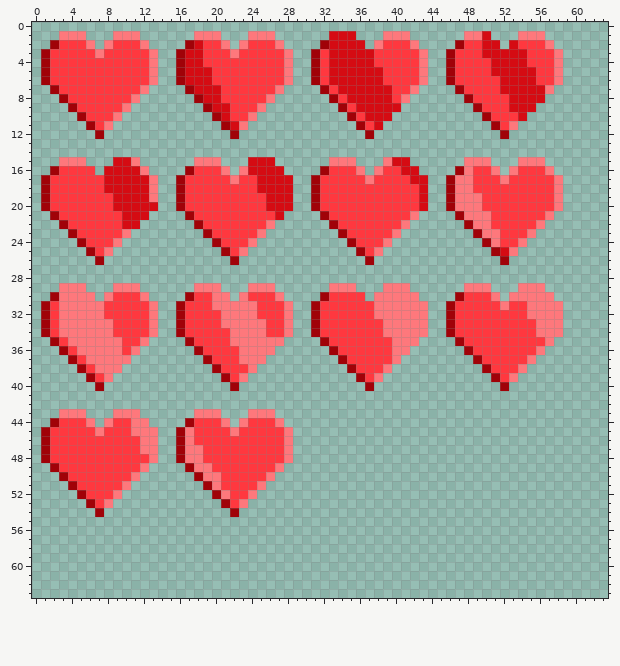
One commit to this pixel-art sprite: images/heart-sheet0.png. That is the earlier state.
The file is 128x128 pixels, drawn in blocks of 2x2; one block is one cell here.
Once edited:
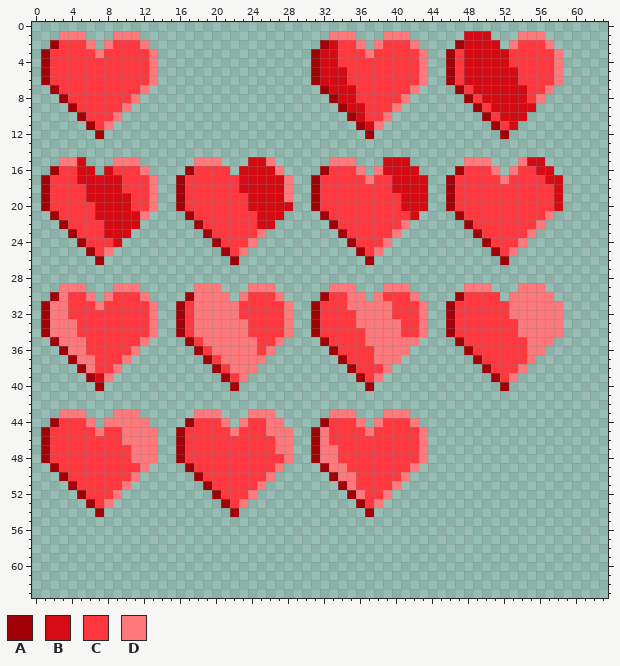
Palette (. is transparent): A #a00208  B #d50b13  C #ff383f  D #fe787c
The edit:
@@ x 0..63 @@
  0 ................................................................
- 1 ...DDD...DDD......DDD...DDD......BBB...DDD......DDB...DDD.......
- 2 ..ACCCD.DCCCD....ABCCD.DCCCD....ABBBB.DCCCD....ACCBB.BCCCD......
- 3 .ACCCCCDCCCCCD..ABBCCCDCCCCCD..ACBBBBBCCCCCD..ACCCBBBBBCCCD.....
- 4 .ACCCCCCCCCCCD..ABBCCCCCCCCCD..ACBBBBBCCCCCD..ACCCCBBBBCCCD.....
- 5 .ACCCCCCCCCCCD..ABBBCCCCCCCCD..ACBBBBBBCCCCD..ACCCCBBBBBCCD.....
- 6 .ACCCCCCCCCCCD..ABBBCCCCCCCCD..ACBBBBBBCCCCD..ACCCCCBBBBCCD.....
- 7 ..ACCCCCCCCCD....ABBBCCCCCCD....ACBBBBBBCCD....ACCCCBBBBBD......
- 8 ...ACCCCCCCD......ABBCCCCCD......ACBBBBBCD......ACCCCBBBB.......
- 9 ....ACCCCCD........ABBCCCD........ACBBBBB........ACCCBBB........
-10 .....ACCCD..........ABCCD..........ACBBB..........ACCCB.........
-11 ......ACD............ABD............ACB............ACD..........
-12 .......A..............A..............A..............A...........
+ 1 ...DDD...DDD.....................DDD...DDD......BBB...DDD.......
+ 2 ..ACCCD.DCCCD...................ABCCD.DCCCD....ABBBB.DCCCD......
+ 3 .ACCCCCDCCCCCD.................ABBCCCDCCCCCD..ACBBBBBCCCCCD.....
+ 4 .ACCCCCCCCCCCD.................ABBCCCCCCCCCD..ACBBBBBCCCCCD.....
+ 5 .ACCCCCCCCCCCD.................ABBBCCCCCCCCD..ACBBBBBBCCCCD.....
+ 6 .ACCCCCCCCCCCD.................ABBBCCCCCCCCD..ACBBBBBBCCCCD.....
+ 7 ..ACCCCCCCCCD...................ABBBCCCCCCD....ACBBBBBBCCD......
+ 8 ...ACCCCCCCD.....................ABBCCCCCD......ACBBBBBCD.......
+ 9 ....ACCCCCD.......................ABBCCCD........ACBBBBB........
+10 .....ACCCD.........................ABCCD..........ACBBB.........
+11 ......ACD...........................ABD............ACB..........
+12 .......A.............................A..............A...........
 13 ................................................................
 14 ................................................................
-15 ...DDD...BBD......DDD...BBB......DDD...DBB......DDD...DDD.......
-16 ..ACCCC.BBBBD....ACCCD.DBBBB....ACCCD.DCCBB....ADCCD.DCCCD......
-17 .ACCCCCCBBBBBD..ACCCCCDCCBBBB..ACCCCCDCCCCBB..ADDCCCDCCCCCD.....
-18 .ACCCCCCBBBBBD..ACCCCCCCCBBBB..ACCCCCCCCCCCB..ADDCCCCCCCCCD.....
-19 .ACCCCCCCBBBBD..ACCCCCCCCCBBB..ACCCCCCCCCCCB..ADDDCCCCCCCCD.....
-20 .ACCCCCCCBBBBB..ACCCCCCCCCBBB..ACCCCCCCCCCCB..ADDDCCCCCCCCD.....
-21 ..ACCCCCCCBBB....ACCCCCCCCCB....ACCCCCCCCCD....ADDDCCCCCCD......
-22 ...ACCCCCCBB......ACCCCCCCD......ACCCCCCCD......ADDCCCCCD.......
-23 ....ACCCCCD........ACCCCCD........ACCCCCD........ADDCCCD........
-24 .....ACCCD..........ACCCD..........ACCCD..........ADCCD.........
-25 ......ACD............ACD............ACD............ABD..........
+15 ...DDB...DDD......DDD...BBD......DDD...BBB......DDD...DBB.......
+16 ..ACCBB.BCCCD....ACCCC.BBBBD....ACCCD.DBBBB....ACCCD.DCCBB......
+17 .ACCCBBBBBCCCD..ACCCCCCBBBBBD..ACCCCCDCCBBBB..ACCCCCDCCCCBB.....
+18 .ACCCCBBBBCCCD..ACCCCCCBBBBBD..ACCCCCCCCBBBB..ACCCCCCCCCCCB.....
+19 .ACCCCBBBBBCCD..ACCCCCCCBBBBD..ACCCCCCCCCBBB..ACCCCCCCCCCCB.....
+20 .ACCCCCBBBBCCD..ACCCCCCCBBBBB..ACCCCCCCCCBBB..ACCCCCCCCCCCB.....
+21 ..ACCCCBBBBBD....ACCCCCCCBBB....ACCCCCCCCCB....ACCCCCCCCCD......
+22 ...ACCCCBBBB......ACCCCCCBB......ACCCCCCCD......ACCCCCCCD.......
+23 ....ACCCBBB........ACCCCCD........ACCCCCD........ACCCCCD........
+24 .....ACCCB..........ACCCD..........ACCCD..........ACCCD.........
+25 ......ACD............ACD............ACD............ACD..........
 26 .......A..............A..............A..............A...........
@@ x 0..63 @@
 29 ...DDD...DDD......DDD...DDD......DDD...DDD......DDD...DDD.......
-30 ..ADDDD.DCCCD....ACCDD.DCCCD....ACCCC.DDDDD....ACCCD.DDDDD......
-31 .ACDDDDDCCCCCD..ACCCDDDDDCCCD..ACCCCCCDDDDDD..ACCCCCDCCDDDD.....
-32 .ACDDDDDCCCCCD..ACCCCDDDDCCCD..ACCCCCCDDDDDD..ACCCCCCCCDDDD.....
-33 .ACDDDDDDCCCCD..ACCCCDDDDDCCD..ACCCCCCCDDDDD..ACCCCCCCCCDDD.....
-34 .ACDDDDDDCCCCD..ACCCCCDDDDCCD..ACCCCCCCDDDDD..ACCCCCCCCCDDD.....
-35 ..ACDDDDDDCCD....ACCCCDDDDDD....ACCCCCCCDDD....ACCCCCCCCCD......
-36 ...ACDDDDDCD......ACCCCDDDD......ACCCCCCDD......ACCCCCCCD.......
-37 ....ACDDDDD........ACCCDDD........ACCCCCD........ACCCCCD........
-38 .....ACDDD..........ACCCD..........ACCCD..........ACCCD.........
-39 ......ACD............ACD............ACD............ACD..........
+30 ..ADCCD.DCCCD....ADDDD.DCCCD....ACCDD.DCCCD....ACCCC.DDDDD......
+31 .ADDCCCDCCCCCD..ACDDDDDCCCCCD..ACCCDDDDDCCCD..ACCCCCCDDDDDD.....
+32 .ADDCCCCCCCCCD..ACDDDDDCCCCCD..ACCCCDDDDCCCD..ACCCCCCDDDDDD.....
+33 .ADDDCCCCCCCCD..ACDDDDDDCCCCD..ACCCCDDDDDCCD..ACCCCCCCDDDDD.....
+34 .ADDDCCCCCCCCD..ACDDDDDDCCCCD..ACCCCCDDDDCCD..ACCCCCCCDDDDD.....
+35 ..ADDDCCCCCCD....ACDDDDDDCCD....ACCCCDDDDDD....ACCCCCCCDDD......
+36 ...ADDCCCCCD......ACDDDDDCD......ACCCCDDDD......ACCCCCCDD.......
+37 ....ADDCCCD........ACDDDDD........ACCCDDD........ACCCCCD........
+38 .....ADCCD..........ACDDD..........ACCCD..........ACCCD.........
+39 ......ABD............ACD............ACD............ACD..........
 40 .......A..............A..............A..............A...........
@@ x 7..45 @@
 42 .......................................
-43 ..DDD......DDD...DDD...................
-44 .DCCDD....ACCCD.DCCCD..................
-45 DCCCDDD..ADCCCCDCCCCCD.................
-46 CCCCCDD..ADCCCCCCCCCCD.................
-47 CCCCCDD..ADDCCCCCCCCCD.................
-48 CCCCCCD..ADDCCCCCCCCCD.................
-49 CCCCCD....ADDCCCCCCCD..................
-50 CCCCD......ADDCCCCCD...................
-51 CCCD........ADCCCCD....................
-52 CCD..........ADCCD.....................
-53 CD............ACD......................
-54 A..............A.......................
+43 ..DDD......DDD...DDD......DDD...DDD....
+44 .DDDDD....ACCCD.DCCDD....ACCCD.DCCCD...
+45 DCCDDDD..ACCCCCDCCCDDD..ADCCCCDCCCCCD..
+46 CCCDDDD..ACCCCCCCCCCDD..ADCCCCCCCCCCD..
+47 CCCCDDD..ACCCCCCCCCCDD..ADDCCCCCCCCCD..
+48 CCCCDDD..ACCCCCCCCCCCD..ADDCCCCCCCCCD..
+49 CCCCCD....ACCCCCCCCCD....ADDCCCCCCCD...
+50 CCCCD......ACCCCCCCD......ADDCCCCCD....
+51 CCCD........ACCCCCD........ADCCCCD.....
+52 CCD..........ACCCD..........ADCCD......
+53 CD............ACD............ACD.......
+54 A..............A..............A........
 55 .......................................
Boxes around the changes in both pictures, in picture pixels (x1, y1, x2, y2):
changed: (176, 31, 563, 256)
changed: (77, 157, 158, 247)
changed: (50, 292, 428, 517)
changed: (491, 292, 545, 355)
